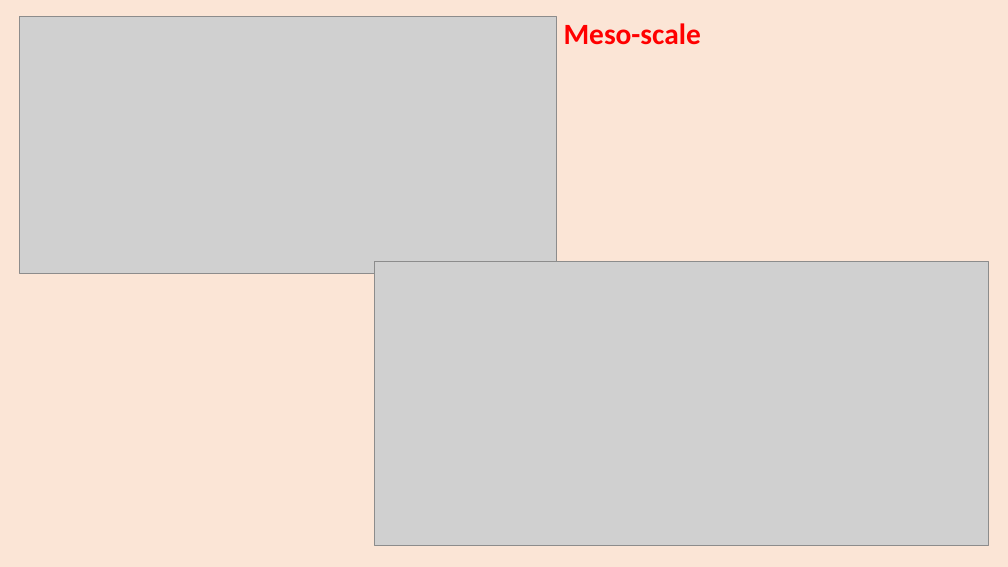
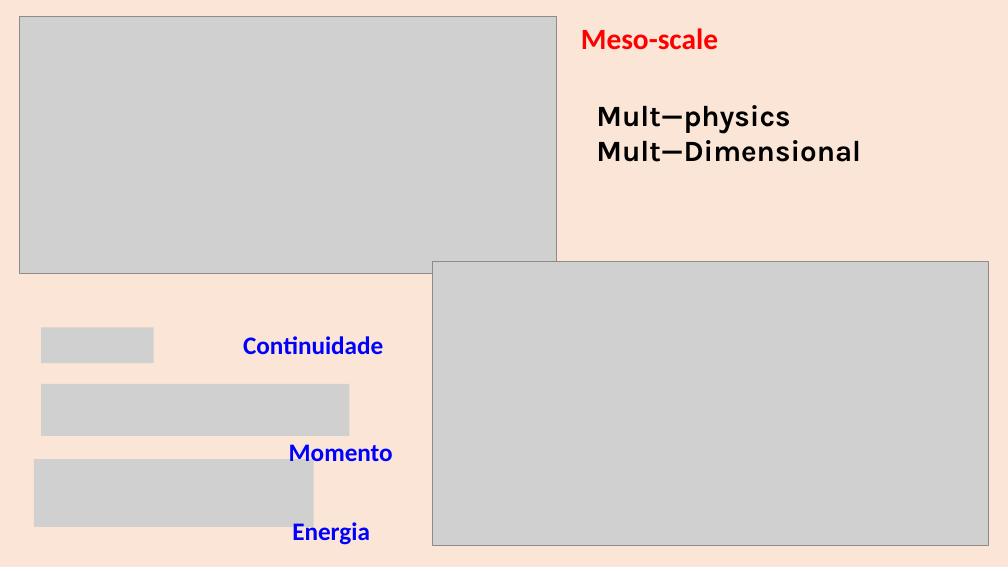
Before and after one commit to grossiRM/AM_FEG, a slide deck: slide 15 of Plano_V02_iii_AM_FEG/d_Topicos Especiais - Introducao a Manufatura Aditiva para Metais.pptx. Drawn at 1008x567 pixels with LibreOffice and Linux fonts; fonts in the diff are those of the drawing; grey boxes stand for pictures. Boxes give left, top, right and bottom in pixels: in the first picture for what was removed or moved away, otherwise in the second. Text is boxed around its words. In the diff, an @@ line names an element or a change of style, - is before the commit and + after.

```diff
--- a/Plano_V02_iii_AM_FEG/d_Topicos Especiais - Introducao a Manufatura Aditiva para Metais.pptx
+++ b/Plano_V02_iii_AM_FEG/d_Topicos Especiais - Introducao a Manufatura Aditiva para Metais.pptx
@@ text "Meso-scale": place and size @@
-text "Meso-scale" at (564,23,701,45)
+text "Meso-scale" at (581,28,718,50)
@@ text added at (596,105,861,162), 28 pt, text #000000, bold @@
+Mult—physics
+Mult—Dimensional
@@ picture: place and size @@
-picture at (374,262,989,545)
+picture at (433,262,989,545)
@@ picture added at (41,327,154,363) @@
@@ text added at (243,336,383,355), 24 pt, text #0000FF, bold @@
+Continuidade
@@ picture added at (41,384,349,436) @@
@@ text added at (289,444,393,468), 24 pt, text #0000FF, bold @@
+Momento
@@ picture added at (34,459,314,527) @@
@@ text added at (292,519,370,545), 24 pt, text #0000FF, bold @@
+Energia
```
Also in this commit, not shown: 10 other slides changed, 1 other file.
